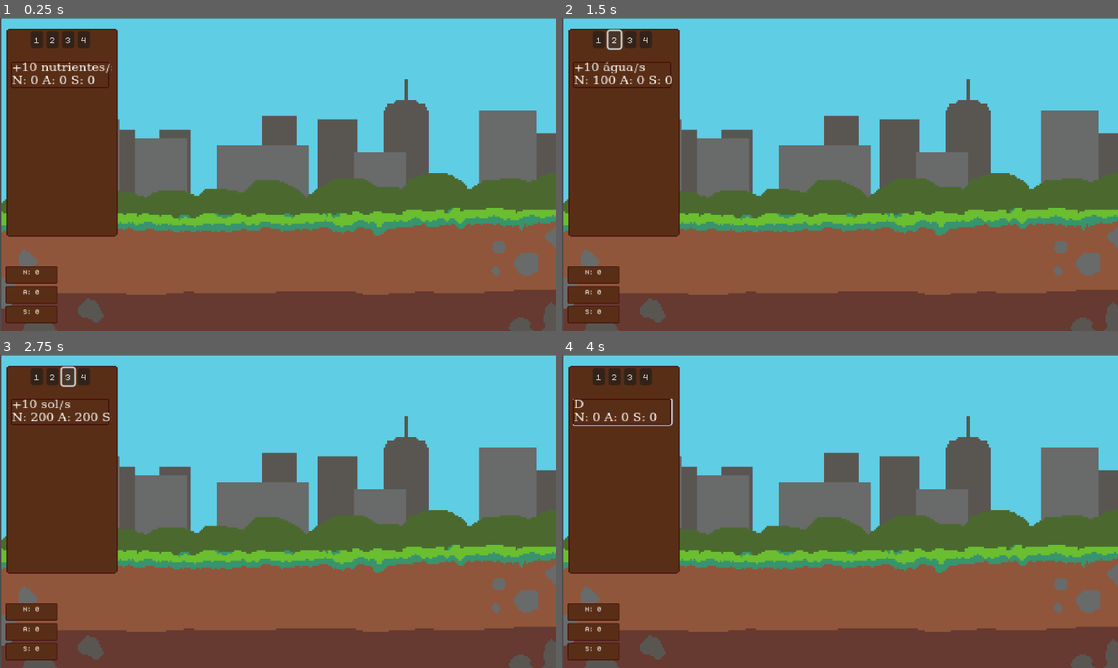
Above: before the commit, frames 1-4 (two rows, left to right).
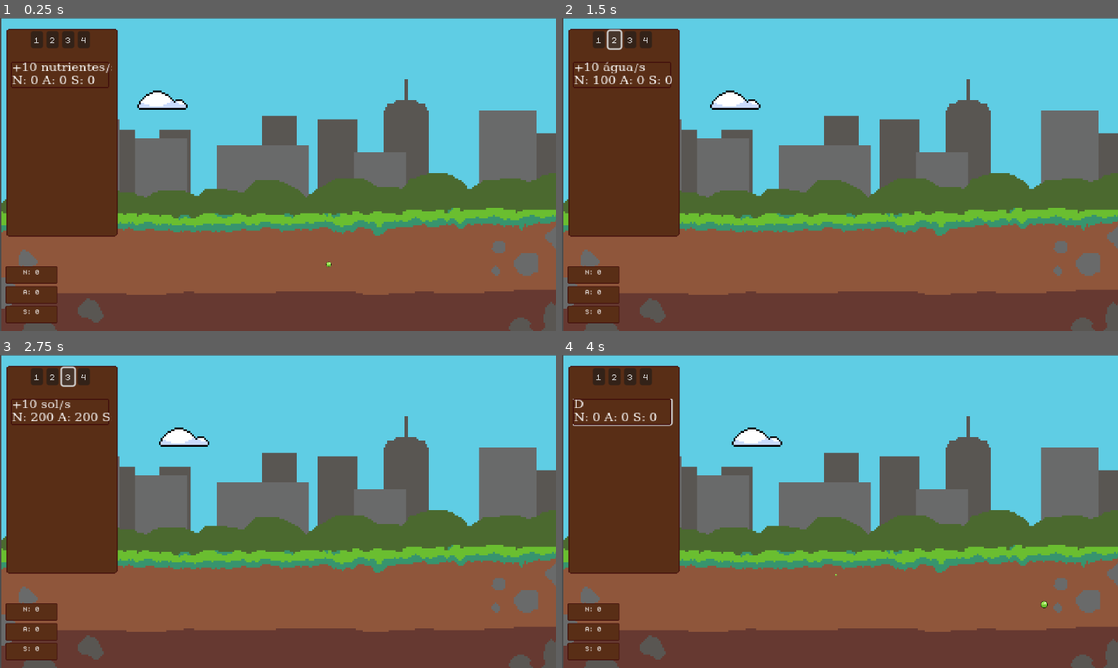
Above: after the commit, the same moments.

Repository: LeaoLuciano/ggj23
Game: Godot game, scene res://scenes/util/root_scene.tscn
Same seed, same stepped clock (60 frames per second), same inputs: the game is played once before the commit and once after it.
Inputs (mouse positions are in pixels of both pictures, inside the frame that each line leads up to):
- Up to frame 1 (0.25 s): no input
- Up to frame 2 (1.5 s): click "1" at 0.5 s; click "2" at 1.25 s
- Up to frame 3 (2.75 s): click "3" at 2 s
- Up to frame 4 (4 s): click "4" at 2.75 s; click (623, 411) at 3.5 s

The runs differ from the first frame. In frame 1, 0.4% of the frame differs, in the area x 24-60%, y 23-80%; in frame 2, 0.4%; in frame 3, 0.4%; in frame 4, 0.4%, in the area x 30-88%, y 23-81%.

Commit message:
Sprites
Adição de sprites de nuvem, gota de água e nutriente

Signed-off-by: MarceloSpessoto <marcelomspessoto@gmail.com>

Diff:
--- a/scenes/items/cloud.tscn
+++ b/scenes/items/cloud.tscn
@@ -1,19 +1,27 @@
-[gd_scene load_steps=4 format=3 uid="uid://tlj640lkq3y8"]
+[gd_scene load_steps=5 format=3 uid="uid://tlj640lkq3y8"]
 
 [ext_resource type="Script" path="res://scenes/items/cloud.gd" id="1_45cun"]
 [ext_resource type="PackedScene" uid="uid://ddvu7kg7fvxt8" path="res://scenes/items/water.tscn" id="2_eitcj"]
+[ext_resource type="Texture2D" uid="uid://dgysjdl11p1dr" path="res://sprites/cloud.png" id="3_qdge6"]
 
 [sub_resource type="CapsuleShape2D" id="CapsuleShape2D_a8fib"]
+radius = 8.43064
+height = 55.5778
 
 [node name="Cloud" type="Area2D"]
 script = ExtResource("1_45cun")
 water_scn = ExtResource("2_eitcj")
 
 [node name="CollisionShape2D" type="CollisionShape2D" parent="."]
+z_index = 2
 rotation = 1.57079
 scale = Vector2(2.72814, 2.44702)
 shape = SubResource("CapsuleShape2D_a8fib")
 
 [node name="Sprite2D" type="Sprite2D" parent="."]
+texture_filter = 1
+position = Vector2(5, -19)
+scale = Vector2(4, 4)
+texture = ExtResource("3_qdge6")
 
 [connection signal="input_event" from="." to="." method="_on_input_event"]
--- a/scenes/items/nutrient.tscn
+++ b/scenes/items/nutrient.tscn
@@ -1,7 +1,8 @@
-[gd_scene load_steps=4 format=3 uid="uid://tmyyosrbi2x7"]
+[gd_scene load_steps=5 format=3 uid="uid://tmyyosrbi2x7"]
 
 [ext_resource type="Script" path="res://scenes/items/resource.gd" id="1_2faba"]
 [ext_resource type="Script" path="res://scenes/items/nutrient.gd" id="1_v4u2f"]
+[ext_resource type="Texture2D" uid="uid://upplf1wmoemw" path="res://sprites/nutrient.png" id="2_aeux8"]
 
 [sub_resource type="CircleShape2D" id="CircleShape2D_08635"]
 
@@ -9,6 +10,8 @@
 script = ExtResource("1_v4u2f")
 
 [node name="Sprite2D" type="Sprite2D" parent="."]
+texture_filter = 1
+texture = ExtResource("2_aeux8")
 
 [node name="CollisionShape2D" type="CollisionShape2D" parent="."]
 shape = SubResource("CircleShape2D_08635")
--- a/scenes/items/water.tscn
+++ b/scenes/items/water.tscn
@@ -1,6 +1,7 @@
-[gd_scene load_steps=4 format=3 uid="uid://ddvu7kg7fvxt8"]
+[gd_scene load_steps=5 format=3 uid="uid://ddvu7kg7fvxt8"]
 
 [ext_resource type="Script" path="res://scenes/items/water.gd" id="1_nhl5n"]
+[ext_resource type="Texture2D" uid="uid://2r5fatnmge6h" path="res://sprites/water_drop.png" id="2_w5jlr"]
 [ext_resource type="Script" path="res://scenes/items/resource.gd" id="2_xiro2"]
 
 [sub_resource type="CircleShape2D" id="CircleShape2D_08635"]
@@ -9,6 +10,9 @@
 script = ExtResource("1_nhl5n")
 
 [node name="Sprite2D" type="Sprite2D" parent="."]
+z_index = -1
+texture_filter = 1
+texture = ExtResource("2_w5jlr")
 
 [node name="CollisionShape2D" type="CollisionShape2D" parent="."]
 shape = SubResource("CircleShape2D_08635")
Binary file added: sprites/cloud.png
Not shown, added: sprites/cloud.png.import
Binary file added: sprites/nutrient.png
Not shown, added: sprites/nutrient.png.import
Binary file added: sprites/water_drop.png
Not shown, added: sprites/water_drop.png.import
